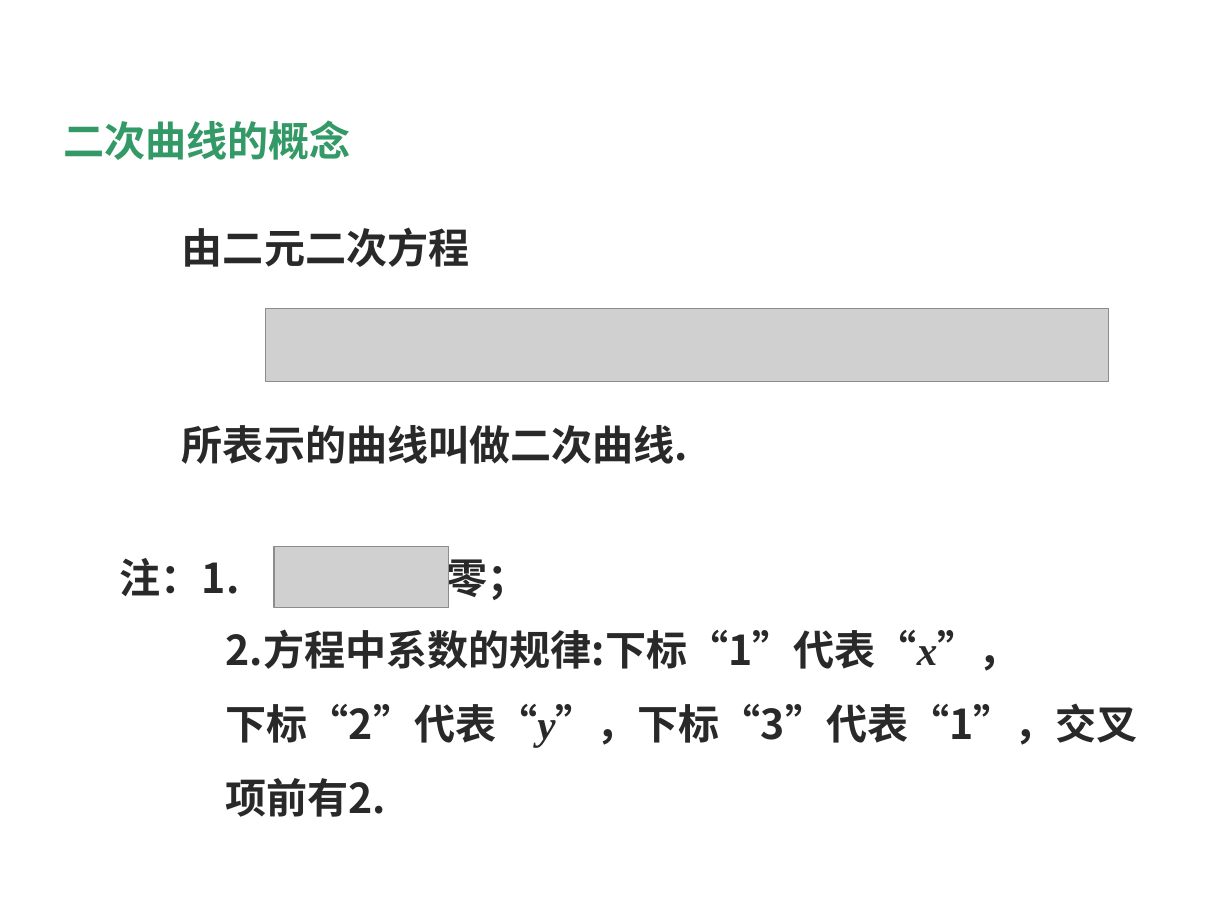
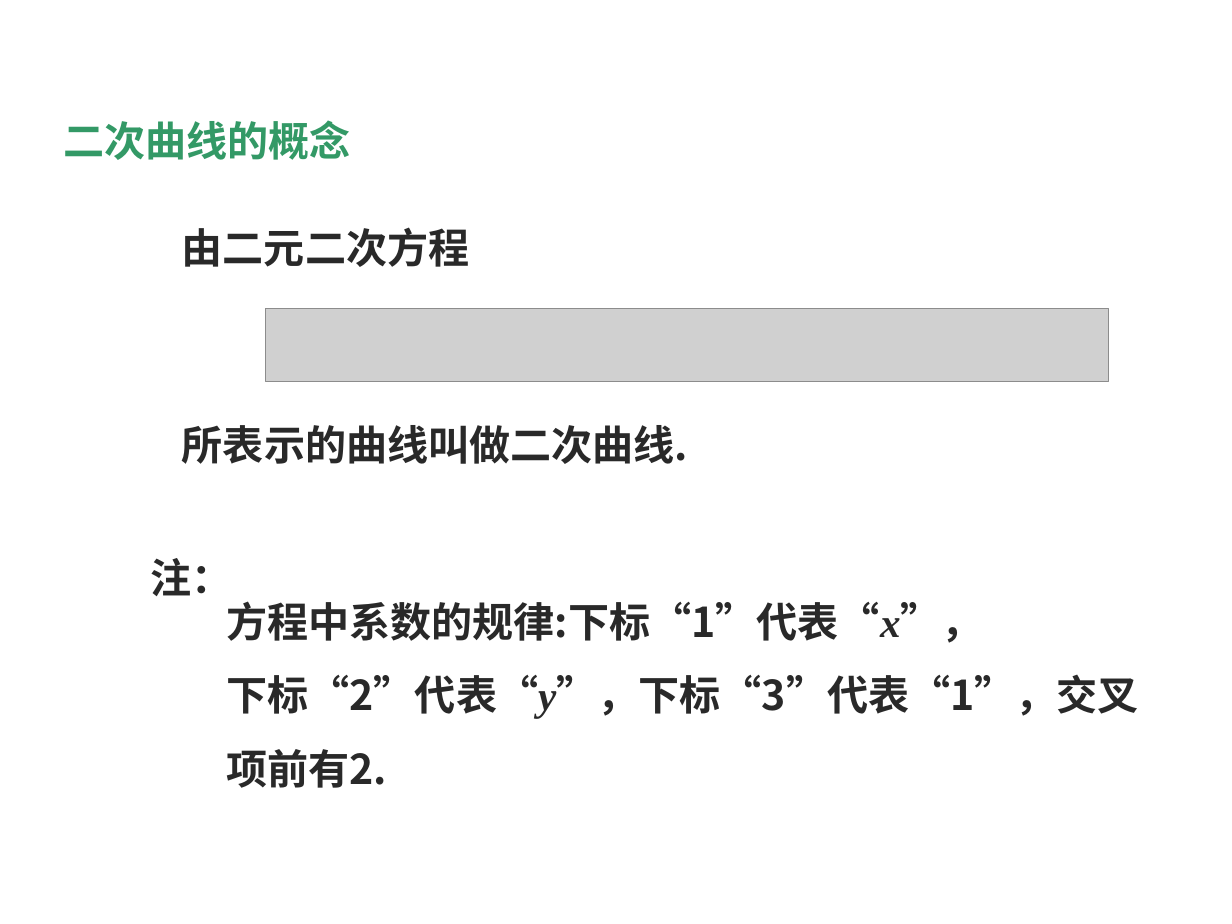
Before and after one commit to weihuayi/class, a slide deck: slide 2 of analyticgeometry/PPT/5-1.ppt. Drawn at 1232x924 pixels with LibreOffice and Linux fonts; fonts in the diff are those of the drawing; grey boxes stand for pictures; background and template pictures are left out. Boxes give left, top, right and bottom in pixels: in the first picture for what was removed or moved away, otherwise in the second. Text is boxed around its words. In the diff, an @@ line names an element or a change of style, - is before the commit and + after.

```diff
--- a/analyticgeometry/PPT/5-1.ppt
+++ b/analyticgeometry/PPT/5-1.ppt
@@ text removed at [120,551,528,604] @@
-注：1. 不全为零；
@@ text added at [151,558,233,596], 24 pt, text #292929, bold @@
+注：
@@ text "方程中系数的规律:下标“1”代表“x”，": place and size @@
-text "方程中系数的规律:下标“1”代表“x”，" at [226,629,1138,817]
+text "方程中系数的规律:下标“1”代表“x”，" at [226,601,1138,788]
@@ picture removed at [274,546,448,607] @@
@@ text at [226,601,982,643]: text changed @@
-2.方程中系数的规律:下标“1”代表“x”，
+方程中系数的规律:下标“1”代表“x”，
```
Also in this commit, not shown: 8 other files.
